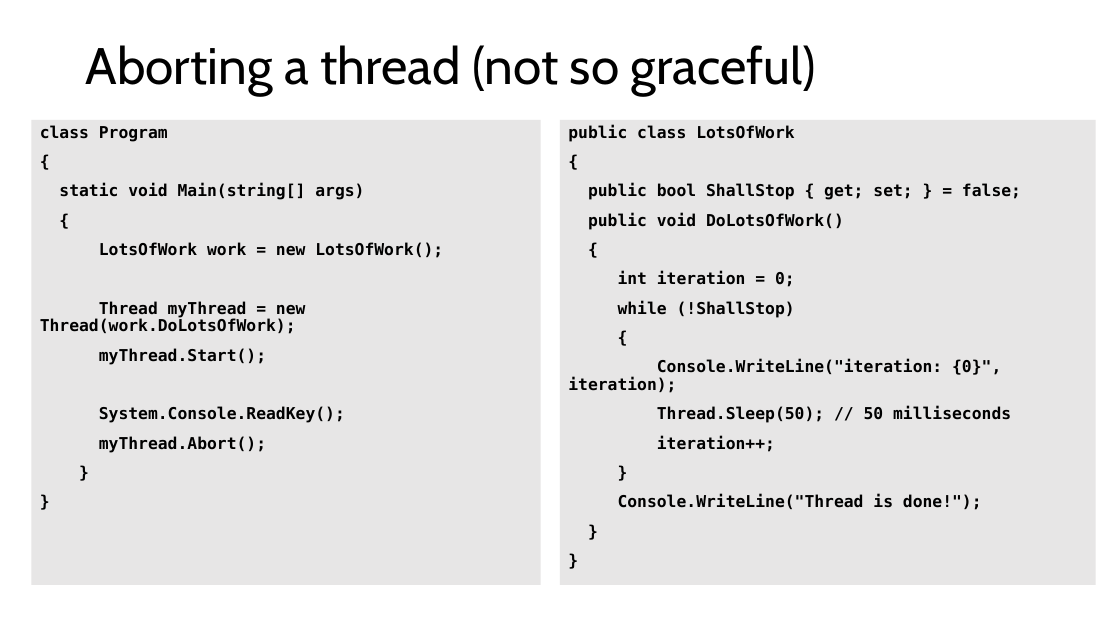
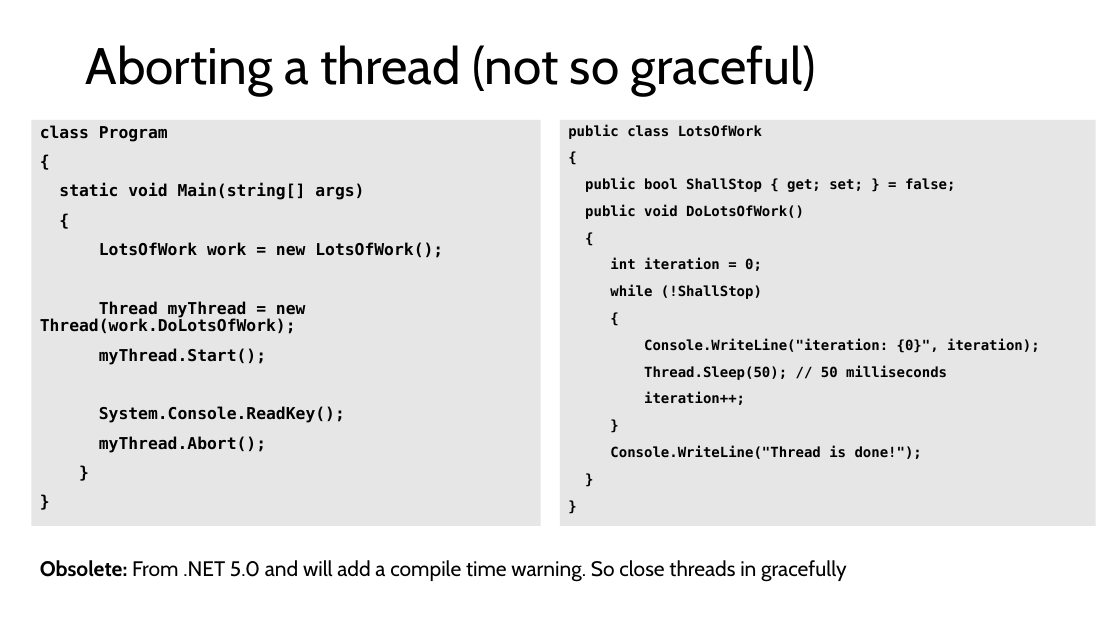
Before and after one commit to codesmurf/st3its3_teaching, a slide deck: slide 22 of 05 Parallel programming/Threading.pptx. Drawn at 1120x630 pixels with LibreOffice and Linux fonts; fonts in the diff are those of the drawing. Boxes give left, top, right and bottom in pixels: in the first picture for what was removed or moved away, otherwise in the second. Text is boxed around its words. In the diff, an @@ line names an element or a change of style, - is before the commit and + after.

```diff
--- a/05 Parallel programming/Threading.pptx
+++ b/05 Parallel programming/Threading.pptx
@@ text "class Program": place and size @@
-text "class Program" at (31, 120, 540, 586)
+text "class Program" at (31, 120, 540, 527)
@@ rectangle "public class LotsOfWork": place and size @@
-rectangle "public class LotsOfWork" at (560, 120, 1096, 586)
+rectangle "public class LotsOfWork" at (560, 120, 1096, 527)
@@ rectangle "public class LotsOfWork" at (560, 120, 1096, 527): size 14 to 12 pt @@
@@ text added at (40, 560, 847, 582), 18 pt, text #000000 @@
+Obsolete: From .NET 5.0 and will add a compile time warning. So close threads in gracefully
```
Also in this commit, not shown: 2 other slides changed, 3 other files.
